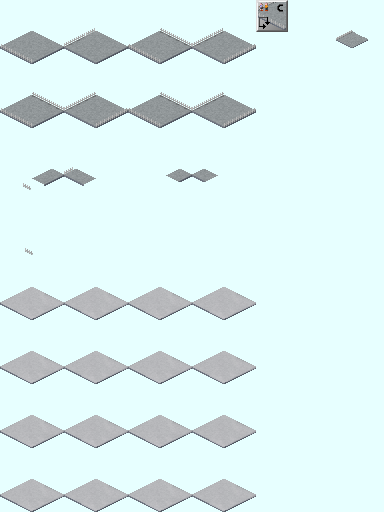
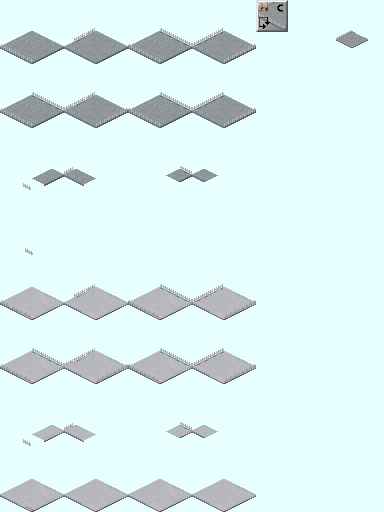
The second 384×512 image is a revision of the first. Changes to its layers:
removed group "レイヤーグループ #13" (in "レイヤーグループ コピー" › "レイヤーグループ #5") (6 layers) from group "レイヤーグループ #5" over [64, 44, 192, 175]
added group "レイヤーグループ コピー #1" with 16 layers in group "レイヤーグループ #5" over [1, 284, 256, 511]
moved "FenceMask #1" into group "レイヤーグループ コピー #1" over [1, 284, 223, 511]
moved "貼り付けられたレイヤー #63" into group "FenceMask #1", painted on it over [86, 166, 224, 356]
removed group "レイヤーグループ #6" (4 layers) from group "レイヤーグループ #5" over [22, 92, 96, 122]
removed group "レイヤーグループ #2" (in "レイヤーグループ コピー" › "レイヤーグループ #5") (5 layers) from group "レイヤーグループ #5" over [22, 39, 74, 58]
showed "貼り付けられたレイヤー #12", moved it into group "FenceMask #1", painted on it over [64, 44, 256, 367]
moved "貼り付けられたレイヤー #6" into group "FenceMask #1", painted on it over [23, 44, 160, 383]
moved "貼り付けられたレイヤー #7" into group "FenceMask #1", painted on it over [23, 92, 96, 319]
added layer "レイヤーグループ #14" in group "レイヤーグループ コピー #1" over [32, 300, 256, 383]
moved "貼り付けられたレイヤー #8" into group "レイヤーグループ コピー #1", painted on it over [128, 166, 256, 431]
added layer "レイヤーグループ #3" in group "レイヤーグループ コピー #1" over [9, 284, 224, 383]
added group "レイヤーグループ" with 16 layers in group "レイヤーグループ #5" over [22, 39, 192, 175]
moved "FenceMask" into group "レイヤーグループ" over [22, 39, 192, 175]
showed "貼り付けられたレイヤー #62", moved it into group "FenceMask", painted on it over [86, 92, 96, 101]
moved "貼り付けられたレイヤー #11" into group "FenceMask", painted on it over [22, 56, 73, 111]
added layer "レイヤーグループ #13" (in "レイヤーグループ コピー" › "レイヤーグループ #5" › "レイヤーグループ") in group "レイヤーグループ" over [64, 44, 96, 111]
moved "貼り付けられたレイヤー #5" into group "レイヤーグループ", painted on it over [180, 166, 192, 175]
added layer "レイヤーグループ #2" (in "レイヤーグループ コピー" › "レイヤーグループ #5" › "レイヤーグループ") in group "レイヤーグループ" over [22, 39, 96, 122]
painted on "貼り付けられたレイヤー #1" over [0, 56, 256, 448]
painted on "Base #1" over [0, 415, 256, 448]
…and 8 more changes (6 moved_by, 1 painted, 1 removed)
